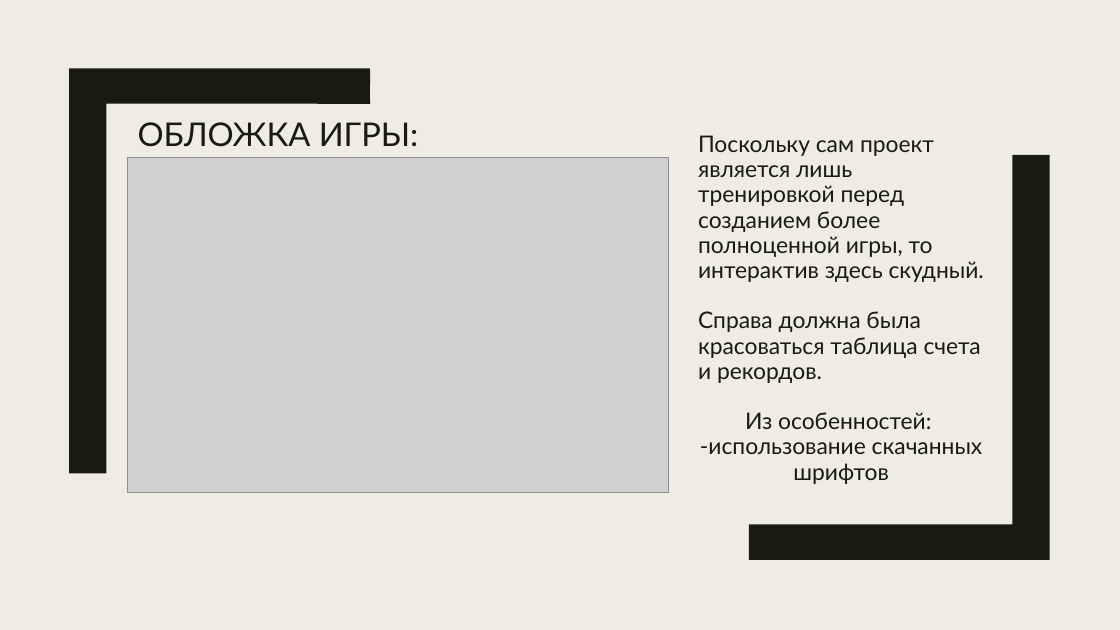
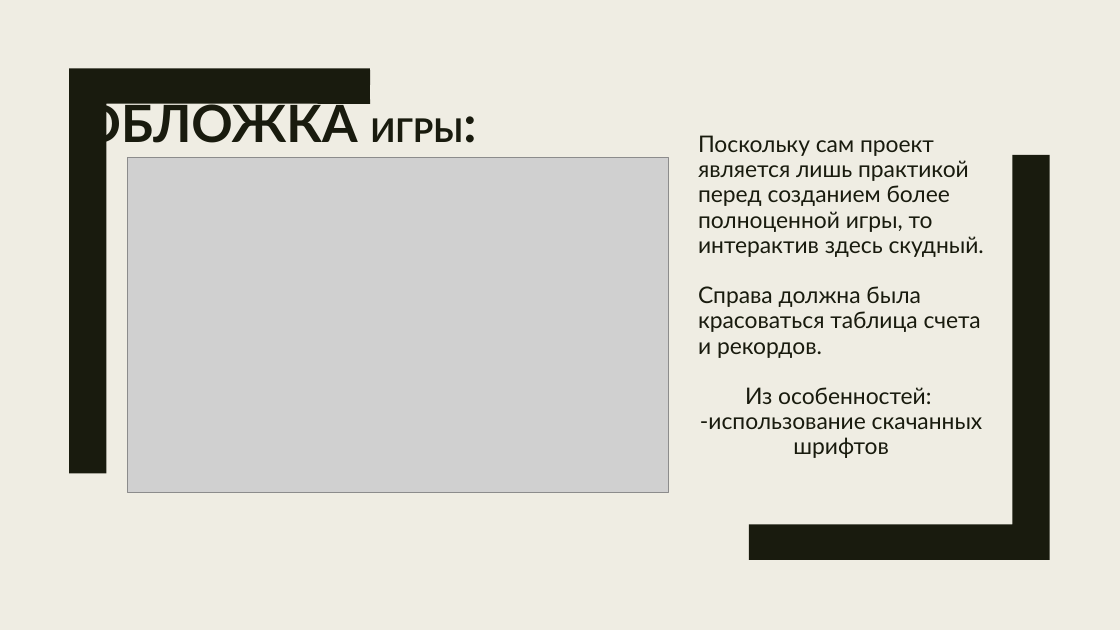
Before and after one commit to What-is-love-bdnhm/game_project, a slide deck: slide 8 of docs/project.pptx (slide 2 before the commit). Drawn at 1120x630 pixels with LibreOffice and Linux fonts; fonts in the diff are those of the drawing; grey boxes stand for pictures. Boxes give left, top, right and bottom in pixels: in the first picture for what was removed or moved away, otherwise in the second. Text is boxed around its words. In the diff, an @@ line names an element or a change of style, - is before the commit and + after.

```diff
--- a/docs/project.pptx
+++ b/docs/project.pptx
@@ title "ОБЛОЖКА ИГРЫ:" at box(80, 98, 463, 152): size 28 to 44 pt in "ОБЛОЖКА ИГРЫ:"; bold on @@
@@ subtitle at box(698, 135, 984, 257): text changed @@
-Поскольку сам проект является лишь тренировкой перед созданием более полноценной игры, то интерактив здесь скудный.
+Поскольку сам проект является лишь практикой перед созданием более полноценной игры, то интерактив здесь скудный.
```
Also in this commit, not shown: 3 other slides changed, 6 slides added, 59 other files.
